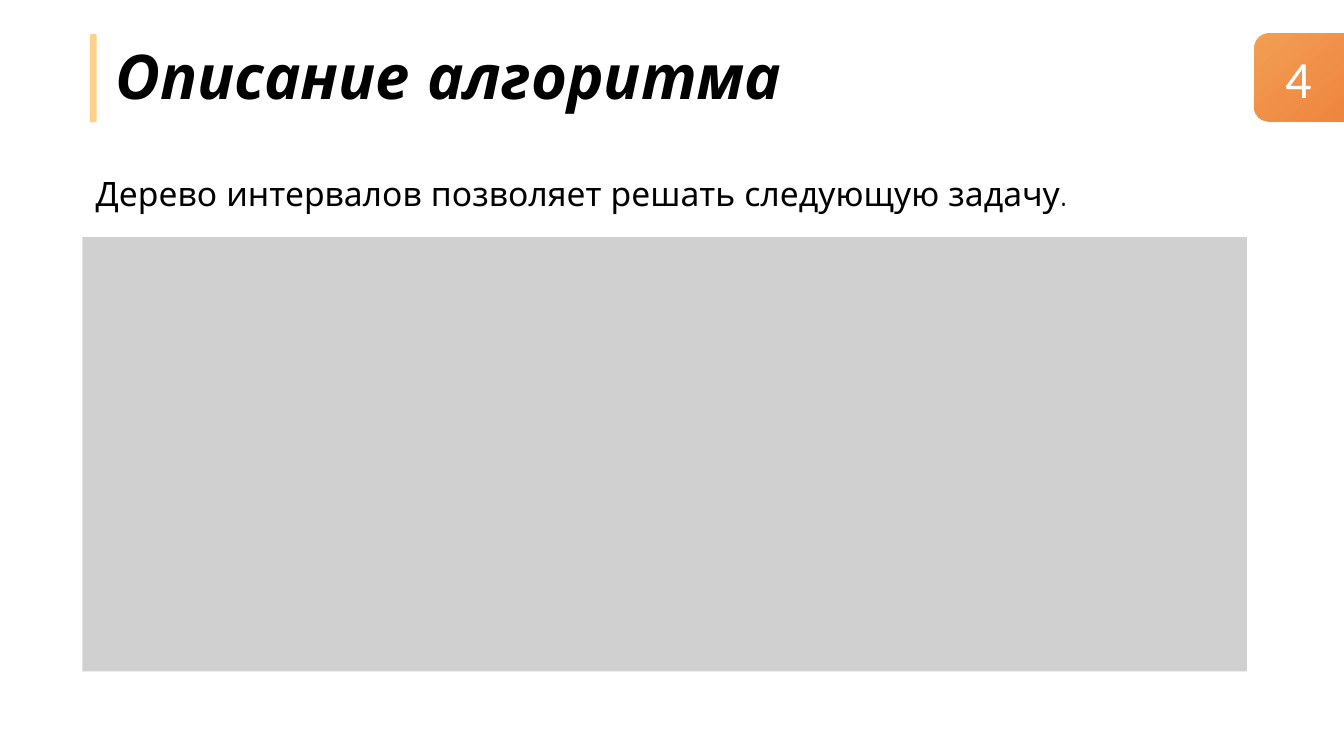
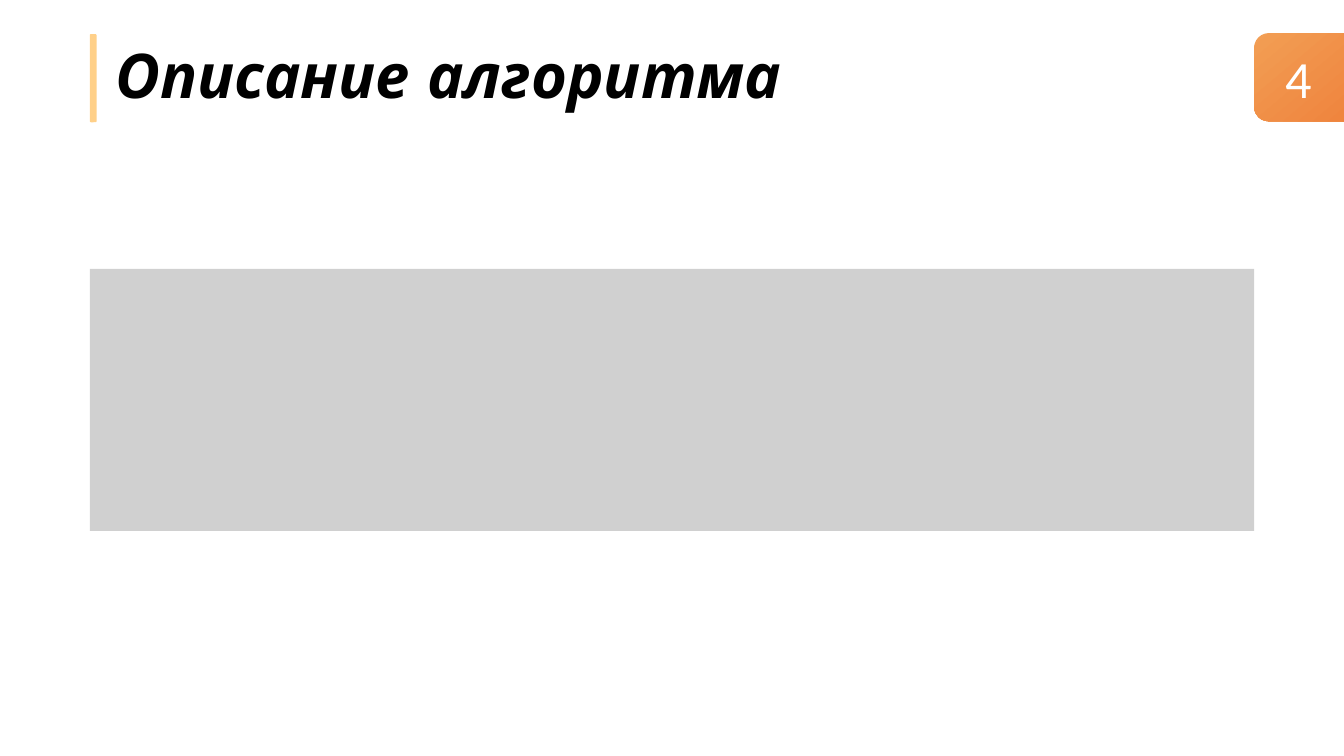
Before and after one commit to nikitachurganov/Interval-Tree, a slide deck: slide 3 of Дерево интервалов.pptx (slide 4 before the commit). Drawn at 1344x756 pixels with LibreOffice and Linux fonts; fonts in the diff are those of the drawing; grey boxes stand for pictures. Boxes give left, top, right and bottom in pixels: in the first picture for what was removed or moved away, otherwise in the second. Text is boxed around its words. In the diff, an @@ line names an element or a change of style, - is before the commit and + after.

```diff
--- a/Дерево интервалов.pptx
+++ b/Дерево интервалов.pptx
@@ text removed at (96, 182, 1059, 214) @@
-Дерево интервалов позволяет решать следующую задачу.
@@ picture: place and size @@
-picture at (82, 237, 1246, 671)
+picture at (90, 269, 1254, 531)
```
Also in this commit, not shown: 4 other slides changed, 1 slide added, 1 slide removed.
